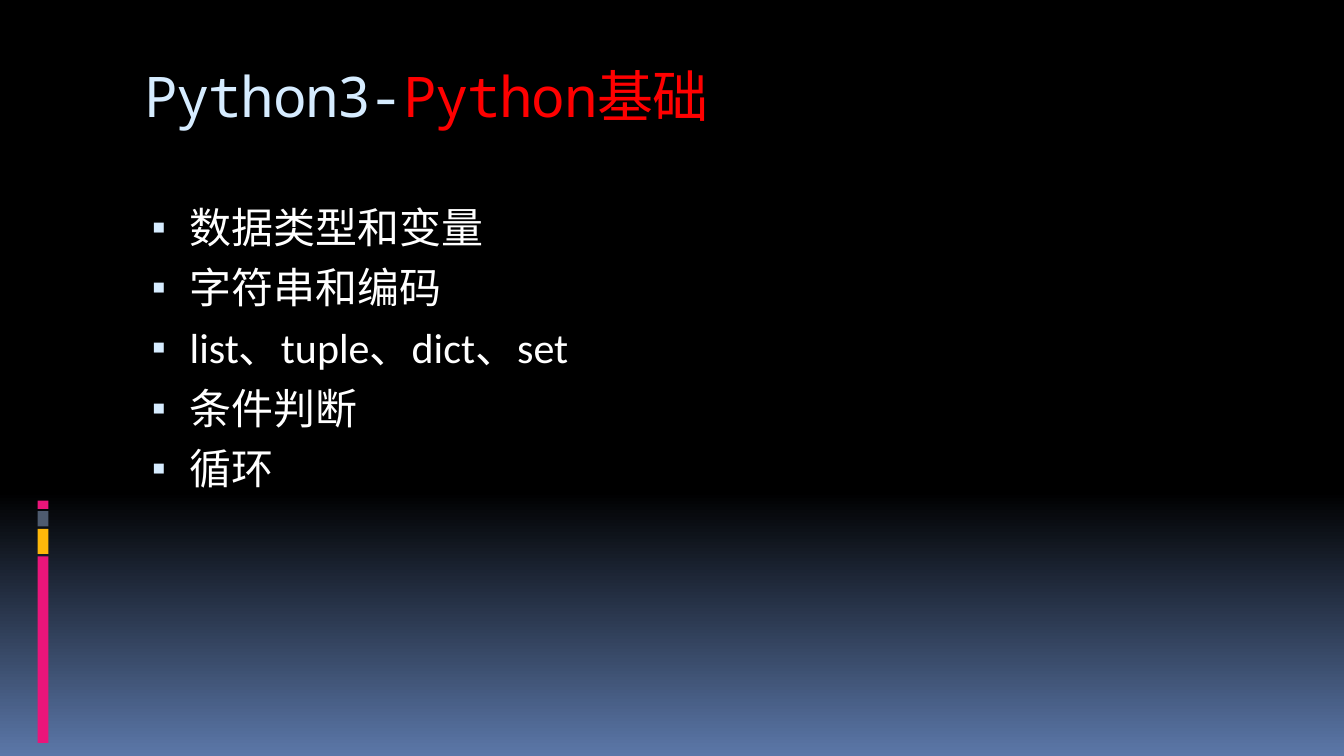
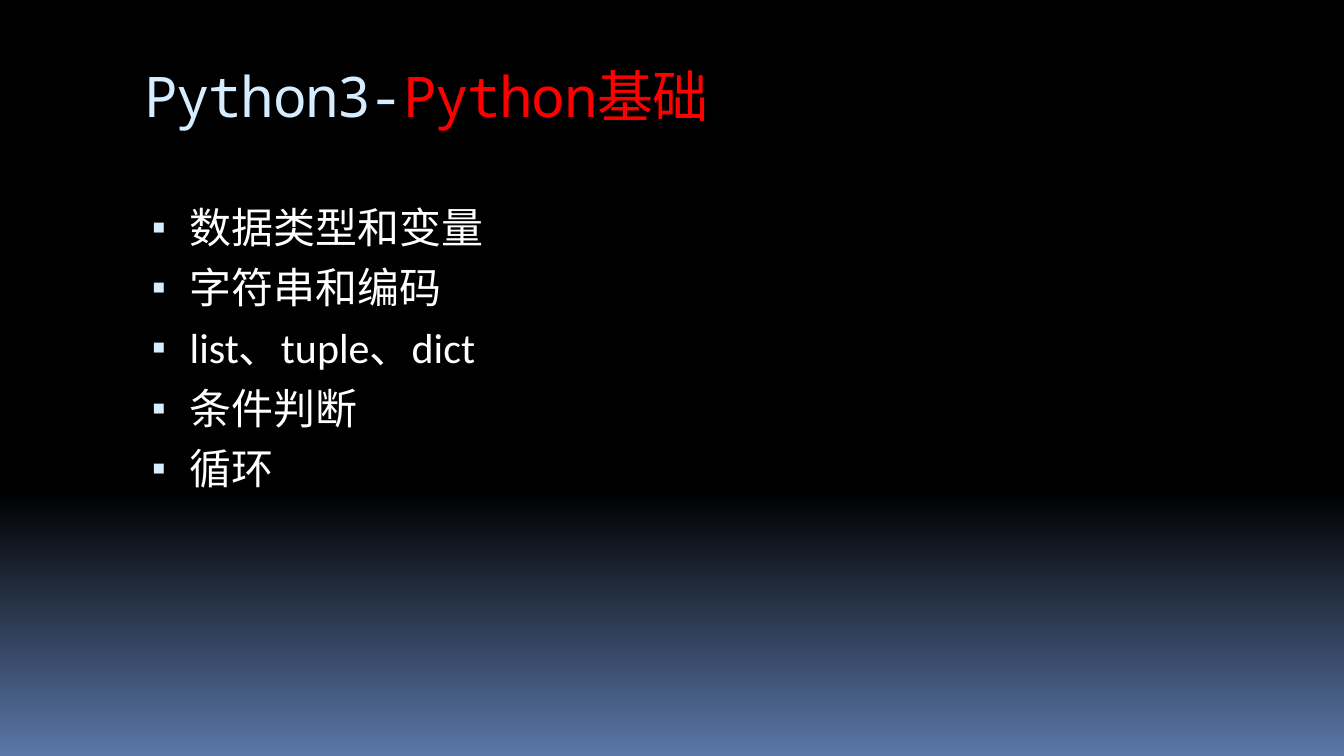
Before and after one commit to 260936767/UpdateServer, a slide deck: slide 12 of flexx_study/report for python&flexx.pptx. Drawn at 1344x756 pixels with LibreOffice and Linux fonts; fonts in the diff are those of the drawing. Boxes give left, top, right and bottom in pixels: in the first picture for what was removed or moved away, otherwise in the second. Text is boxed around its words. In the diff, an @@ line names an element or a change of style, - is before the commit and + after.

```diff
--- a/flexx_study/report for python&flexx.pptx
+++ b/flexx_study/report for python&flexx.pptx
@@ text at (190,334,475,370): text changed @@
-▪ list、tuple、dict、set
+▪ list、tuple、dict
@@ rectangle removed at (37,501,48,509) @@
@@ rectangle removed at (37,529,48,555) @@
@@ rectangle removed at (37,511,48,526) @@
@@ rectangle removed at (37,557,48,743) @@
```
Also in this commit, not shown: 54 other slides changed, 13 slides added, 3 slides removed, 1 other file.
